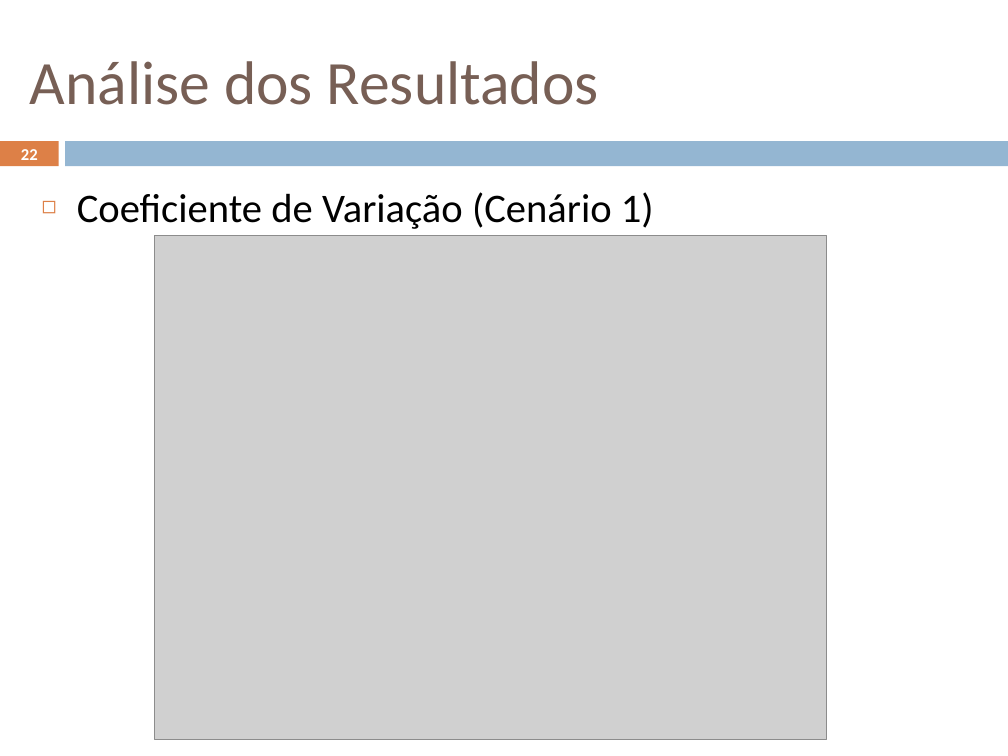
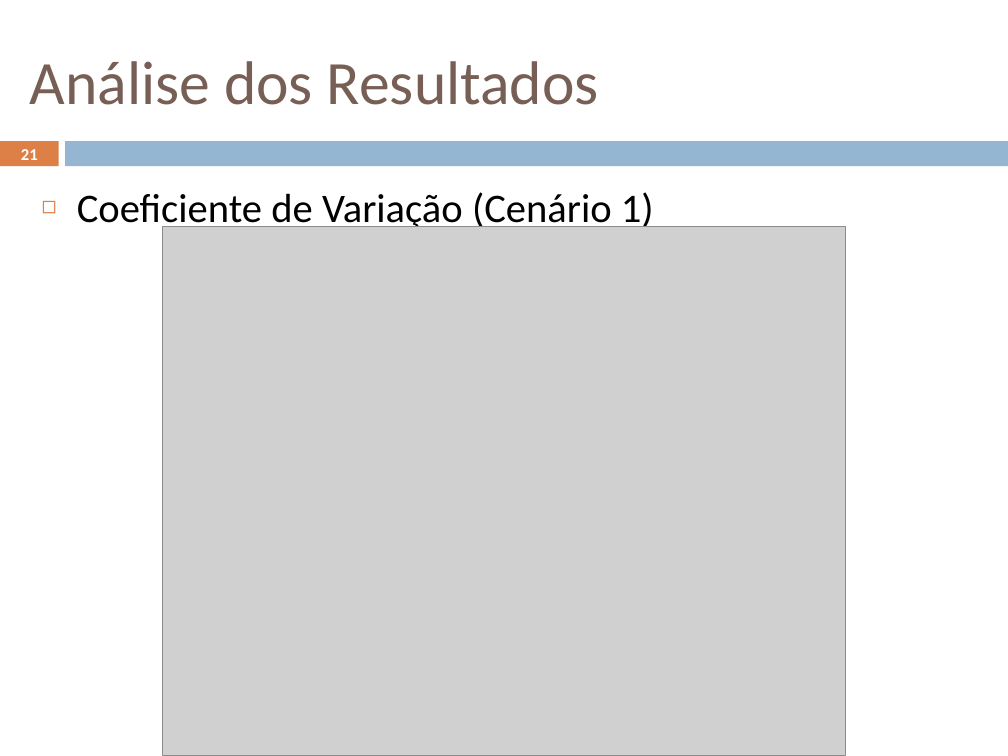
Before and after one commit to geoleite/Mestrado, a slide deck: slide 21 of Apresentacao/ApresentaçãoV1.pptx (slide 22 before the commit). Drawn at 1008x756 pixels with LibreOffice and Linux fonts; fonts in the diff are those of the drawing; grey boxes stand for pictures. Boxes give left, top, right and bottom in pixels: in the first picture for what was removed or moved away, otherwise in the second. Text is boxed around its words. In the diff, an @@ line names an element or a change of style, - is before the commit and + after.

```diff
--- a/Apresentacao/ApresentaçãoV1.pptx
+++ b/Apresentacao/ApresentaçãoV1.pptx
@@ page number at bbox=[21, 149, 38, 160]: text changed @@
-22
+21
@@ picture: place and size @@
-picture at bbox=[155, 235, 828, 739]
+picture at bbox=[162, 227, 845, 756]
```
Also in this commit, not shown: 8 other slides changed, 4 slides added, 1 slide removed, 18 other files.
